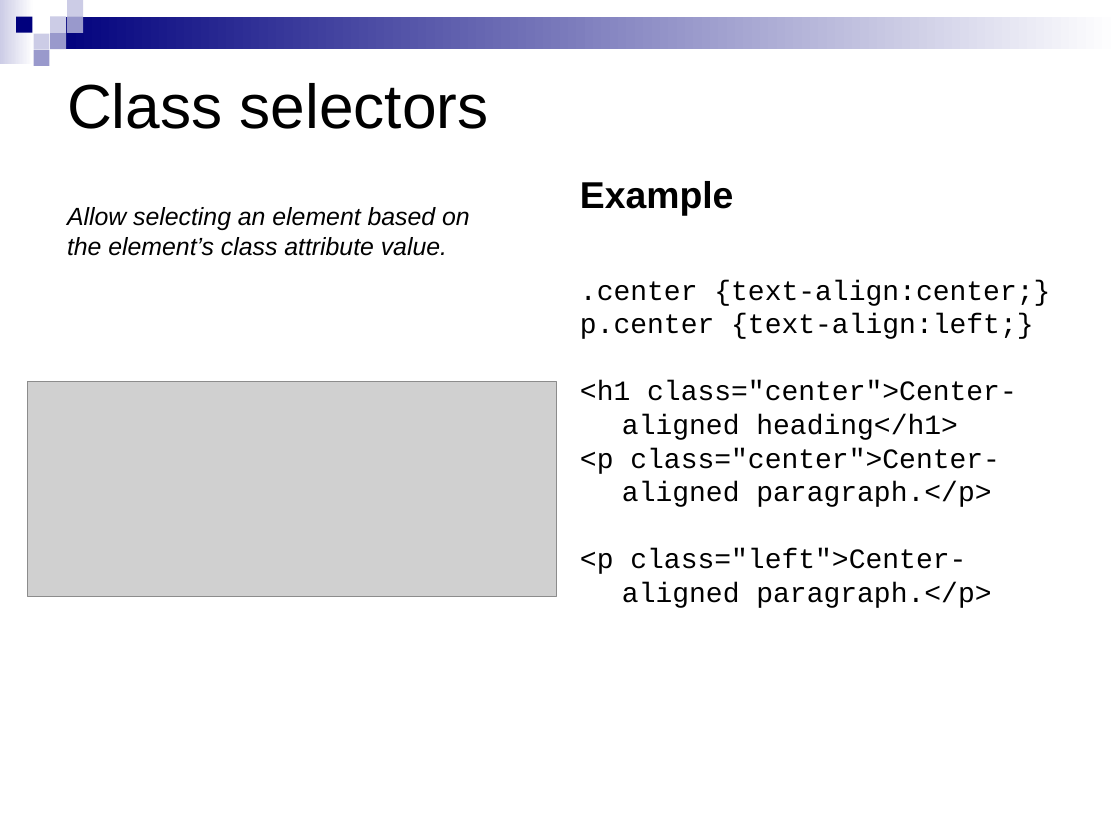
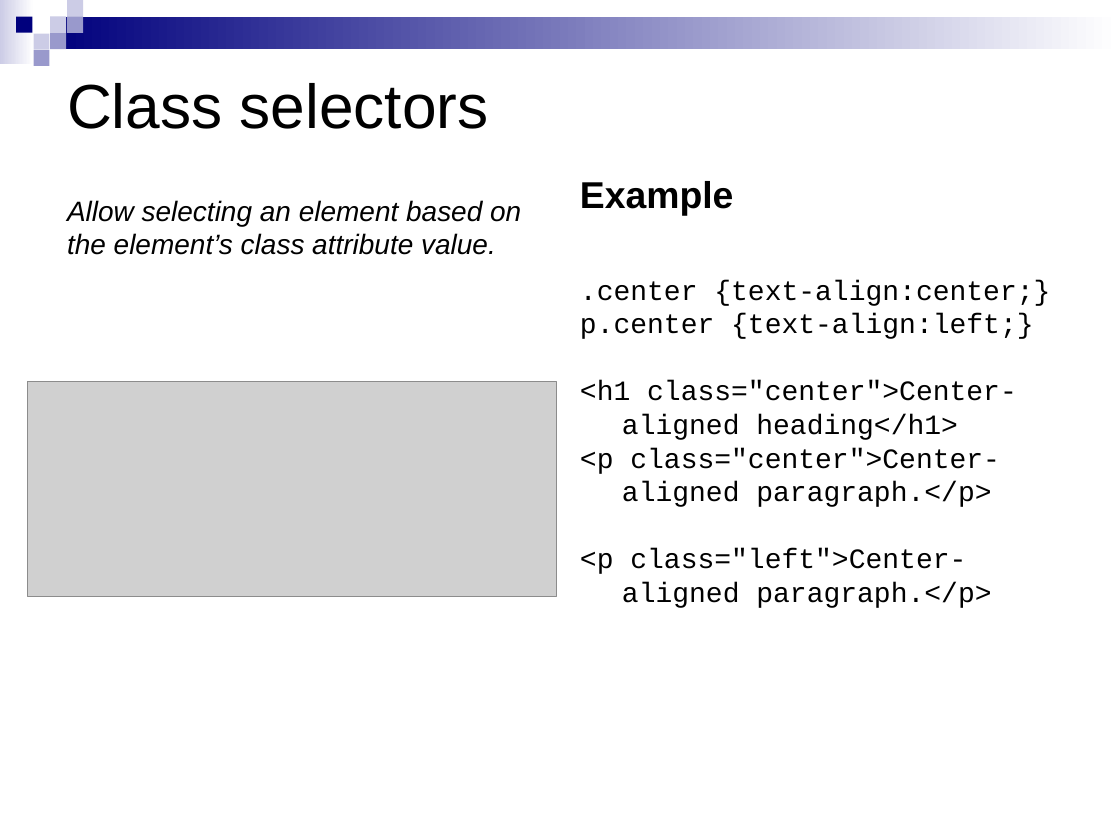
Before and after one commit to ASPteaching/WebScraping_with_R, a slide deck: slide 37 of WebScraping_course/WebScrapping-1a-HTML & CSS.pptx. Drawn at 1120x840 pixels with LibreOffice and Linux fonts; fonts in the diff are those of the drawing; grey boxes stand for pictures. Boxes give left, top, right and bottom in pixels: in the first picture for what was removed or moved away, otherwise in the second. Text is boxed around its words. In the diff, an @@ line names an element or a change of style, - is before the commit and + after.

```diff
--- a/WebScraping_course/WebScrapping-1a-HTML & CSS.pptx
+++ b/WebScraping_course/WebScrapping-1a-HTML & CSS.pptx
@@ text "Allow selecting an element based ..." at (x1=67, y1=200, x2=521, y2=255): size 16 to 18 pt @@
```
Also in this commit, not shown: 10 other slides changed, 1 slide added, 8 other files.
